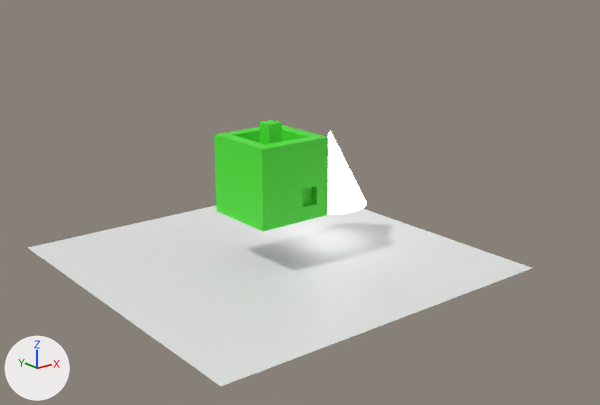
The Blender file art/art.blend: old version first, new version second.
The view is the same before and after, from a 50 mm lens placed at (-11.96, -16.1, 5.54), pointed at (0.33, -0.73, -0.61). The axes (+X, +Y, +Z) are drawn at lower left. The lights are the same throughout.

Script lines for the objects in view, before the commit:
```python
me_cone = bpy.data.meshes.new('Cone')
me_cone.from_pydata(...)  # a 32-sided cone pointing to +z spanning x -1.0..1.0, y -1.0..1.0, z -1.0..1.0
me_cone.polygons.foreach_set('use_smooth', [True] * 33)
me_cone.materials.append(mat_material_001)  # white #e7e7e7
me_cube = bpy.data.meshes.new('Cube')
me_cube.from_pydata(...)  # 32 vertices, 30 faces; spans x -1.0..1.0, y -1.0..1.0, z -1.0..1.34
me_cube.materials.append(mat_material)  # green #4ee735
me_plane = bpy.data.meshes.new('Plane')
me_plane.from_pydata([(-1.0, -1.0, 0.0), (1.0, -1.0, 0.0), (-1.0, 1.0, 0.0), (1.0, 1.0, 0.0)], [], [(0, 1, 3, 2)])
ob_cone = bpy.data.objects.new('Cone', me_cone)
ob_cone.location = (2.04, 0.12, -0.15)
_m = ob_cone.modifiers.new('EdgeSplit', 'EDGE_SPLIT')
ob_cube = bpy.data.objects.new('Cube', me_cube)
ob_cube.location = (0.0, 0.0, 0.0)
ob_plane = bpy.data.objects.new('Plane', me_plane)
ob_plane.location = (0.0, 0.0, -2.2)
ob_plane.scale = (4.64, 4.64, 4.64)
```
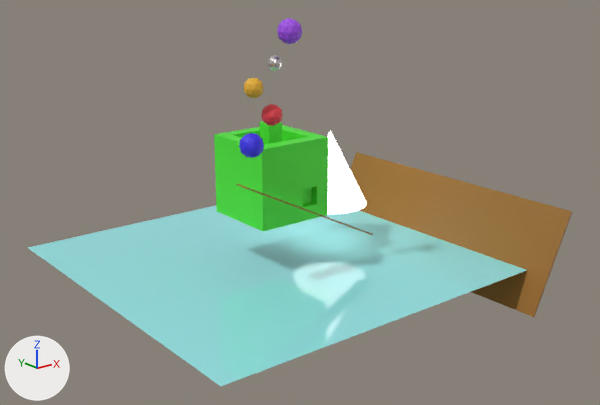
Diff of the bpy script that builds the scene:
```diff
--- a/art/art.blend.py
+++ b/art/art.blend.py
@@ me_plane @@
 me_plane.from_pydata(...)  # 4 vertices, 1 face; spans x -1.0..1.0, y -1.0..1.0, z 0.0
+me_plane.materials.append(mat_material_008)  # cyan #96e5e7
@@ ob_cube_002 @@
+ob_cube_002 = bpy.data.objects.new('Cube.002', me_cube_002)  # a box spanning x -1.0..1.0, y -1.0..1.0, z -1.0..1.0; in mat_material_002 (brown #986824)
+ob_cube_002.location = (4.59, -1.37, -1.92)
+ob_cube_002.rotation_euler = (1.12, -0.00214, -1.57)  # degrees (64, -0.1, -90)
+ob_cube_002.scale = (3.85, 1.36, 0.0284)
@@ ob_icosphere_004 @@
+ob_icosphere_004 = bpy.data.objects.new('Icosphere.004', me_icosphere_004)  # an icosphere of 80 faces spanning x -0.95..0.95, y -1.0..1.0, z -1.0..1.0; in mat_material_007 (purple #a14ce7)
+ob_icosphere_004.location = (-0.59, -1.53, 3.68)
+ob_icosphere_004.scale = (0.281, 0.281, 0.281)
@@ ob_icosphere_003 @@
+ob_icosphere_003 = bpy.data.objects.new('Icosphere.003', me_icosphere_003)  # an icosphere of 80 faces spanning x -0.95..0.95, y -1.0..1.0, z -1.0..1.0; in mat_material_006 (white #e7dfdf)
+ob_icosphere_003.location = (-0.86, -1.33, 3.0)
+ob_icosphere_003.scale = (0.168, 0.168, 0.168)
@@ ob_icosphere_002 @@
+ob_icosphere_002 = bpy.data.objects.new('Icosphere.002', me_icosphere_002)  # an icosphere of 80 faces spanning x -0.95..0.95, y -1.0..1.0, z -1.0..1.0; in mat_material_005 (yellow #e7af2b)
+ob_icosphere_002.location = (-1.51, -1.43, 2.52)
+ob_icosphere_002.scale = (0.226, 0.226, 0.226)
@@ ob_icosphere_001 @@
+ob_icosphere_001 = bpy.data.objects.new('Icosphere.001', me_icosphere_001)  # an icosphere of 80 faces spanning x -0.95..0.95, y -1.0..1.0, z -1.0..1.0; in mat_material_003 (red #e73f49)
+ob_icosphere_001.location = (-1.09, -1.52, 1.89)
+ob_icosphere_001.scale = (0.247, 0.247, 0.247)
@@ ob_icosphere @@
+ob_icosphere = bpy.data.objects.new('Icosphere', me_icosphere)  # an icosphere of 80 faces spanning x -0.95..0.95, y -1.0..1.0, z -1.0..1.0; in mat_material_004 (blue #3a2fe7)
+ob_icosphere.location = (-1.59, -1.43, 1.26)
+ob_icosphere.scale = (0.281, 0.281, 0.281)
@@ ob_cube_001 @@
+ob_cube_001 = bpy.data.objects.new('Cube.001', me_cube_002.copy())
+ob_cube_001.location = (-0.01, -1.5, -0.57)
+ob_cube_001.rotation_euler = (0.0, 0.466, 0.0)  # degrees (0, 27, 0)
+ob_cube_001.scale = (2.14, 0.218, 0.0158)
```

Changed parts and their boxes (x1, y1, x2, y2) in the pictures (600 x 405 px):
'Plane', recoloured (white to cyan): (28, 206, 532, 386) in both
'Cube.002', added (brown): after (350, 152, 572, 317)
'Icosphere.004', added (purple): after (277, 18, 302, 44)
'Icosphere', added (blue): after (239, 133, 264, 158)
'Icosphere.001', added: after (261, 104, 283, 126)
'Icosphere.002', added: after (244, 78, 263, 98)
'Cube.001', added: after (236, 184, 373, 235)
'Icosphere.003', added: after (268, 55, 282, 71)
